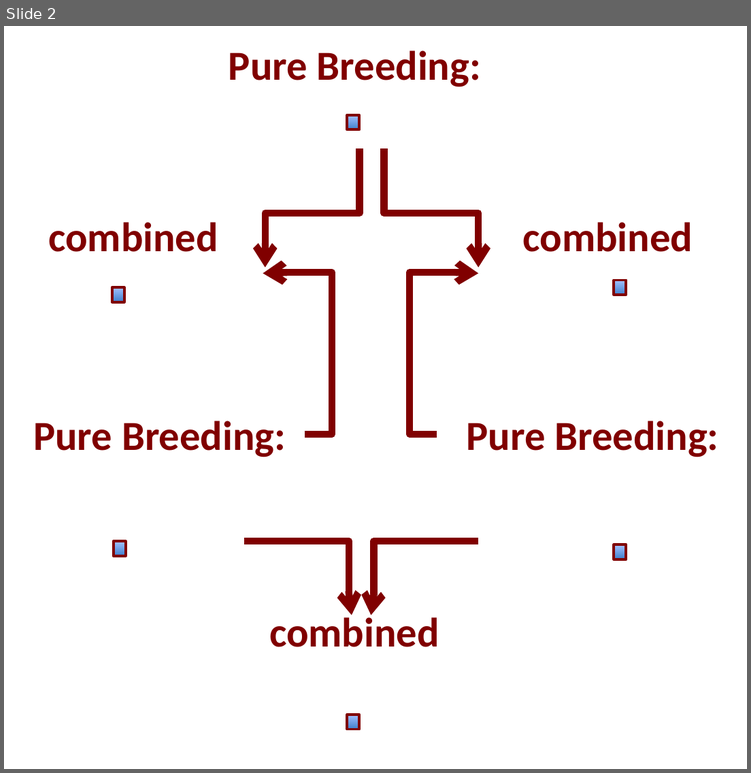
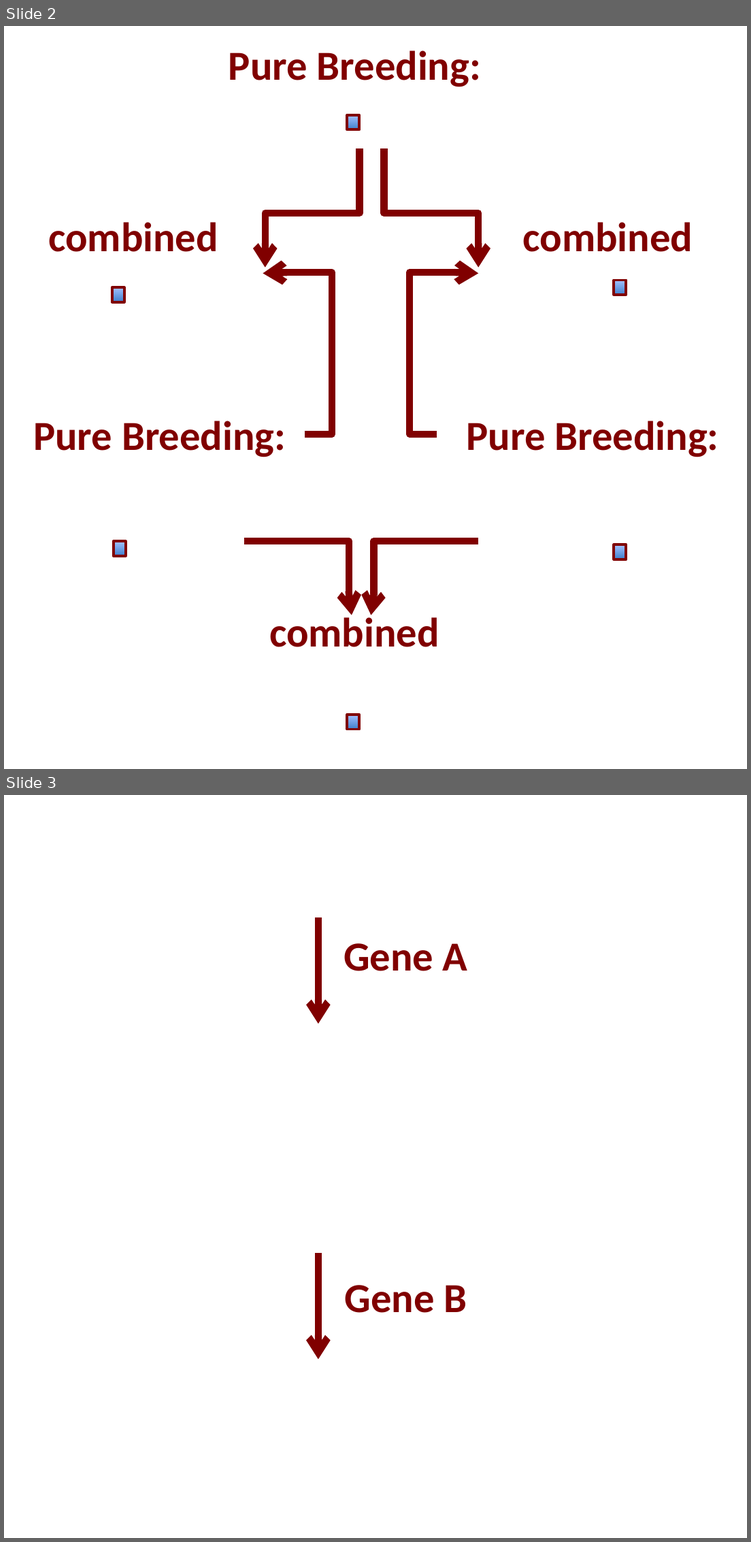
Before and after one commit to briantwhite/JavaCodeFromSVN, a slide deck: jsVGL/DrawingResources/ModelBulderPanels.pptx. Shown one above the other, each under a label of ours: slide 2 before the commit, slides 2 and 3 after it. The pictures are 751x773 and 751x1542 pixels, drawn with LibreOffice and Linux fonts; fonts in the diff are those of the drawing. Boxes give left, top, right and bottom in pixels: in the first picture for what was removed or moved away, otherwise in the second. Text is boxed around its words. In the diff, an @@ line names an element or a change of style, - is before the commit and + after.

```diff
--- a/jsVGL/DrawingResources/ModelBulderPanels.pptx
+++ b/jsVGL/DrawingResources/ModelBulderPanels.pptx
@@ slide 3 added at [4,795,747,1538], background #FFFFFF @@
@@ arrow added from (318, 916) to (318, 1023), #800000 2 pt @@
@@ text added at [343,943,468,971], 12 pt, text #800000, bold @@
+Gene A
@@ arrow added from (318, 1253) to (318, 1359), #800000 2 pt @@
@@ text added at [345,1285,466,1312], 12 pt, text #800000, bold @@
+Gene B
```
Also in this commit, not shown: 18 other files.
